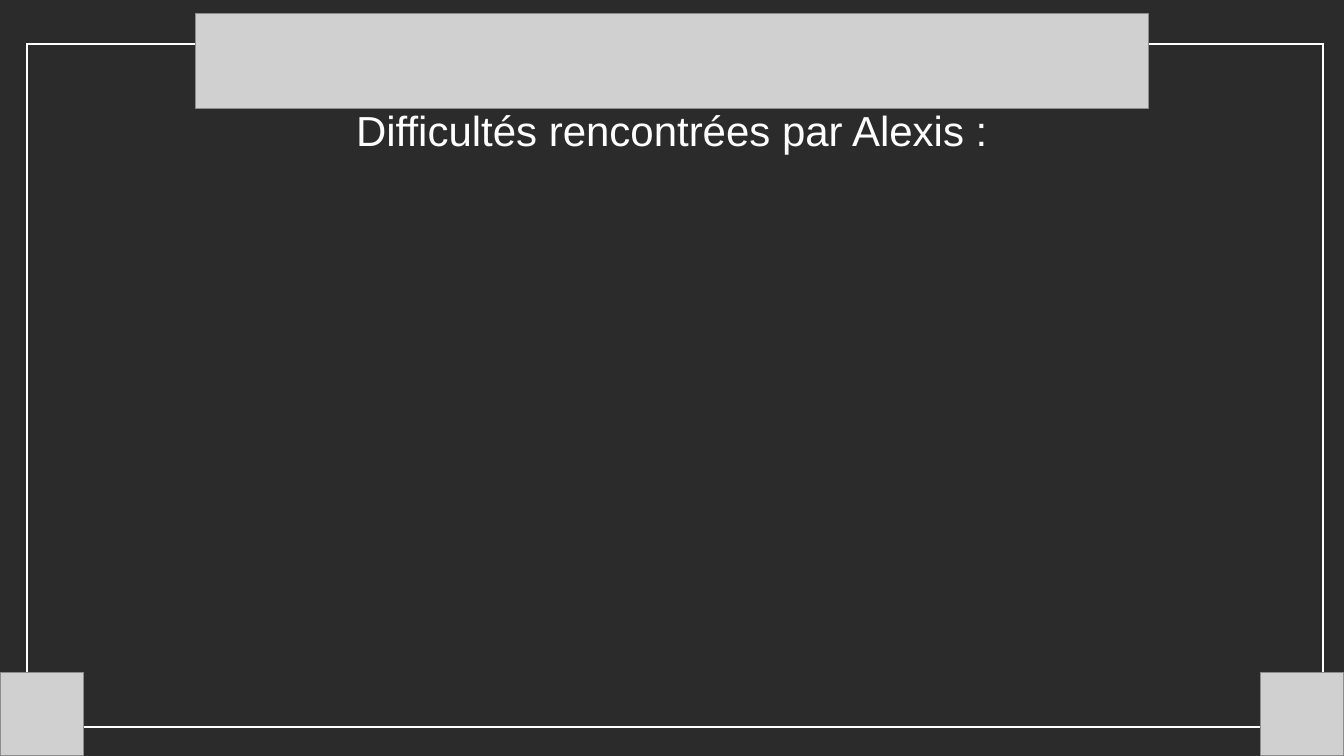
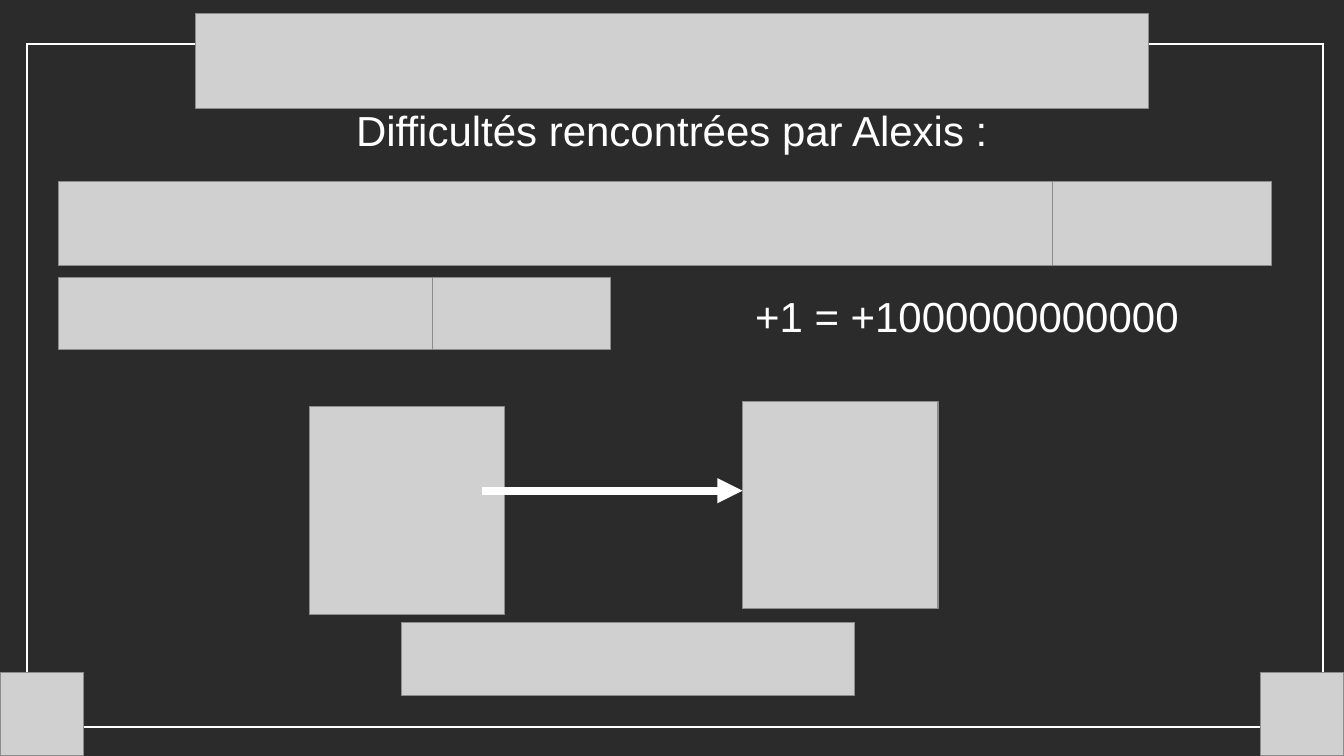
Before and after one commit to alexispros2008-lang/Projet-de-programmation-orient-e-objet, a slide deck: slide 9 of images/drawingThePresentation.pptx (slide 3 before the commit). Drawn at 1344x756 pixels with LibreOffice and Linux fonts; fonts in the diff are those of the drawing; grey boxes stand for pictures; background and template pictures are left out; a plain dark background stands for a picture behind light text. Boxes give left, top, right and bottom in pixels: in the first picture for what was removed or moved away, otherwise in the second. Text is boxed around its words. In the diff, an @@ line names an element or a change of style, - is before the commit and + after.

```diff
--- a/images/drawingThePresentation.pptx
+++ b/images/drawingThePresentation.pptx
@@ picture added at (x1=58, y1=181, x2=1065, y2=265) @@
@@ picture added at (x1=1053, y1=181, x2=1272, y2=265) @@
@@ picture added at (x1=58, y1=277, x2=433, y2=349) @@
@@ picture added at (x1=433, y1=277, x2=611, y2=349) @@
@@ text added at (x1=755, y1=302, x2=1179, y2=333), 30 pt, text #FFFFFF @@
++1 = +1000000000000
@@ picture added at (x1=310, y1=407, x2=505, y2=615) @@
@@ picture added at (x1=743, y1=401, x2=939, y2=609) @@
@@ arrow added from (482, 491) to (743, 491), #FFFFFF 6 pt @@
@@ picture added at (x1=401, y1=622, x2=855, y2=696) @@
```
Also in this commit, not shown: 1 other slide changed, 8 slides added, 1 other file.
